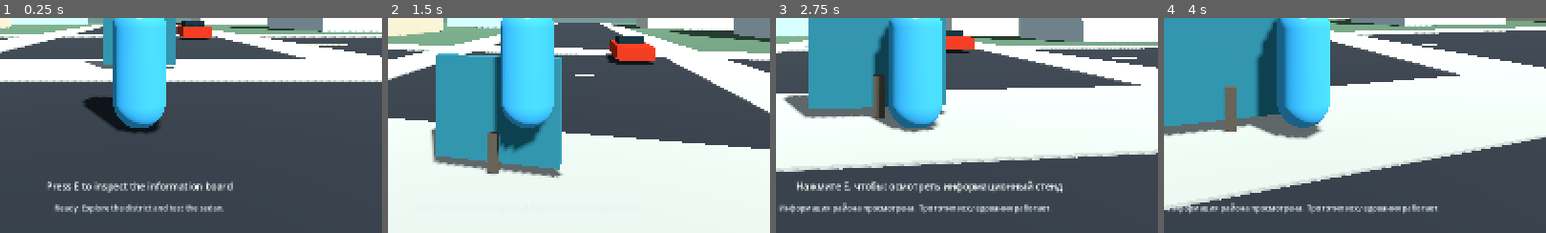
Above: before the commit, frames 1-4 (left to right).
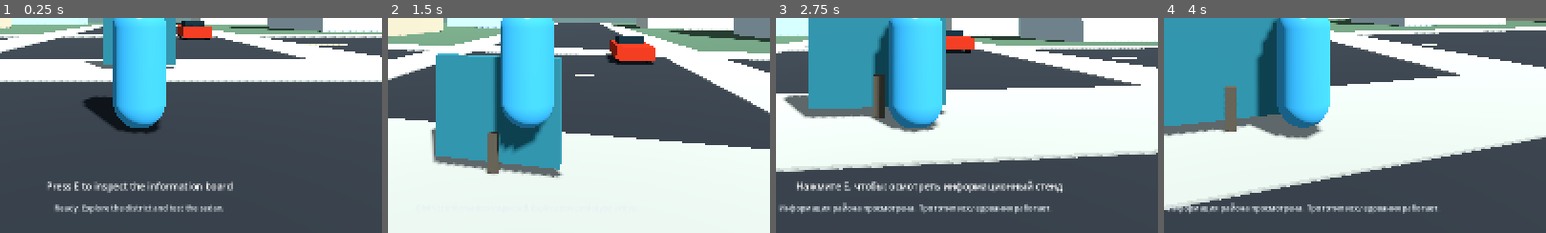
Above: after the commit, the same moments.

Repository: KenlikDev/sunshine-state
Game: Godot game, scene res://scenes/bootstrap/main.tscn
The game is run twice, just before and just after one commit, with the same random seed, the same clock (stepped at 60 frames per second) and the same inputs.
Inputs (mouse positions are % of the whole screen's width and height, from its top left):
- Up to frame 1 (0.25 s): no input
- Up to frame 2 (1.5 s): tap E (interact) at 0.5, 0.6 s; move the mouse to (55, 50) at 0.52 s; hold W (move_forward) from 0.53 s (still down); tap Space (jump) at 0.77 s; move the mouse to (45, 50) at 1.27 s; tap Shift (sprint) at 1.35 s
- Up to frame 3 (2.75 s): keep holding W (move_forward); tap Space (jump) at 1.52 s; tap E (interact) at 2 s; move the mouse to (52, 48) at 2.02 s; hold F6 (toggle_language) from 2.03 s (still down)
- Up to frame 4 (4 s): keep holding W (move_forward); move the mouse to (49, 52) at 2.77 s; release F6 (toggle_language) at 2.78 s; tap R (vehicle_recover) at 2.85 s; tap Space (jump) at 3.02, 3.77 s; move the mouse to (57, 51) at 3.52 s; tap E (interact) at 3.6 s
The pictures show only the part of the screen within x 32-82%, y 50-100%; the shares and areas given below are measured in that part.

The runs differ from the first frame. In frame 1, less than 0.1% of the frame differs, in the area x 46-55%, y 7-11%; in frame 2, less than 0.1%; in frame 3, less than 0.1%; in frame 4, nothing differs.
Error before the commit: Parse Error: Function "get_contact_local_normal()" not found in base self. (res://scripts/gameplay/vehicle_controller.gd:121)

Commit message:
fix: detect impacts without unsupported contact-normal API

Diff:
--- a/scripts/gameplay/vehicle_controller.gd
+++ b/scripts/gameplay/vehicle_controller.gd
@@ -115,14 +115,8 @@
 		return
 	if get_contact_count() <= 0:
 		return
-
-	var has_horizontal_impact: bool = false
-	for contact_index: int in range(get_contact_count()):
-		var normal: Vector3 = get_contact_local_normal(contact_index)
-		if absf(normal.y) < 0.65:
-			has_horizontal_impact = true
-			break
-	if not has_horizontal_impact:
+	var speed_drop: float = _speed_before_last_step - linear_velocity.length()
+	if speed_drop < 1.25:
 		return
 
 	var now_msec: int = Time.get_ticks_msec()
